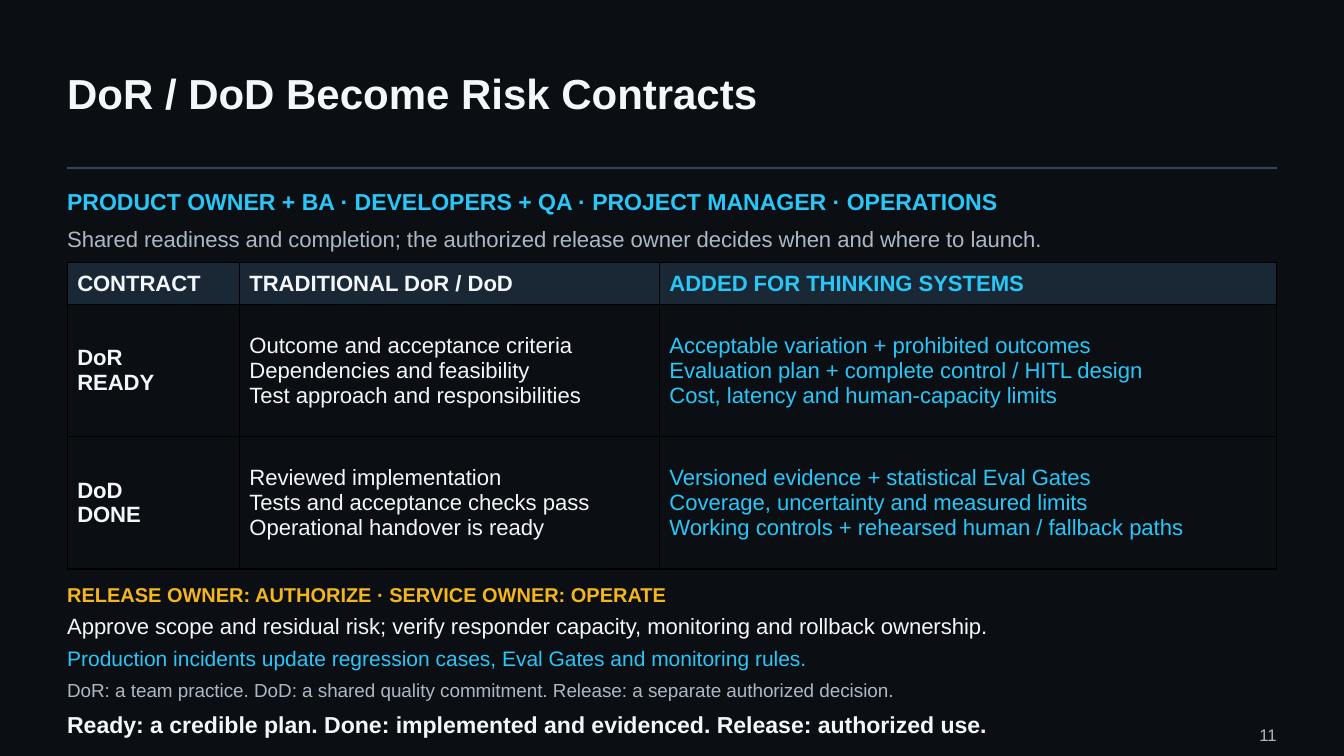
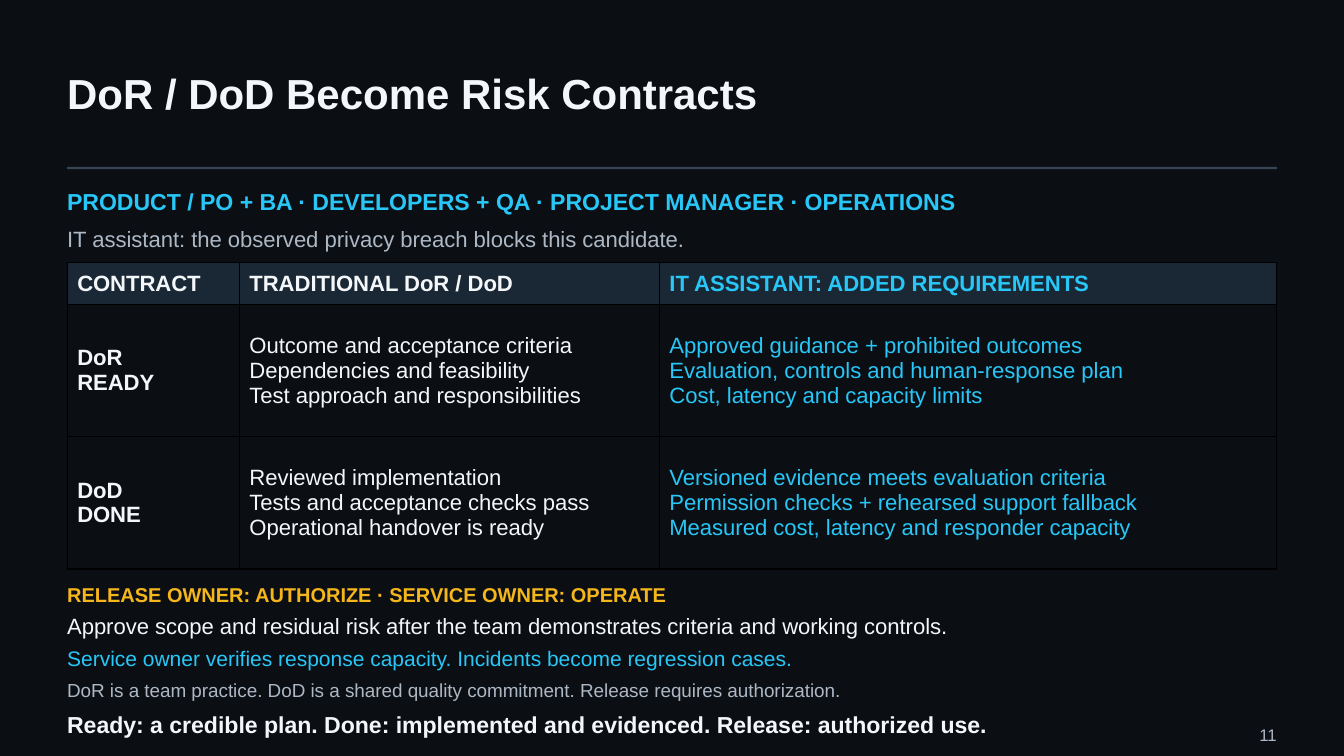
Before and after one commit to UncertaintyArchitectureGroup/uncertainty-architecture, a slide deck: slide 11 of assets/presentations/pmday-2026/ai-changes-both-sides.pptx. Drawn at 1344x756 pixels with LibreOffice and Linux fonts; fonts in the diff are those of the drawing. Boxes give left, top, right and bottom in pixels: in the first picture for what was removed or moved away, otherwise in the second. Text is boxed around its words. In the diff, an @@ line names an element or a change of style, - is before the commit and + after.

Commit message:
Apply PMDay content review with a continuous case and pre-action control

```diff
--- a/assets/presentations/pmday-2026/ai-changes-both-sides.pptx
+++ b/assets/presentations/pmday-2026/ai-changes-both-sides.pptx
@@ text at (67, 194, 956, 215): text changed @@
-PRODUCT OWNER + BA · DEVELOPERS + QA · PROJECT MANAGER · OPERATIONS
+PRODUCT / PO + BA · DEVELOPERS + QA · PROJECT MANAGER · OPERATIONS
@@ text at (67, 231, 684, 252): text changed @@
-Shared readiness and completion; the authorized release owner decides when and where to launch.
+IT assistant: the observed privacy breach blocks this candidate.
@@ table at (68, 262, 1277, 569) @@
-row 1, column 3: ADDED FOR THINKING SYSTEMS
+row 1, column 3: IT ASSISTANT: ADDED REQUIREMENTS
-row 2, column 3: Acceptable variation + prohibited outcomes / Evaluation plan + complete control / HITL design / Cost, latency and human-capacity limits
+row 2, column 3: Approved guidance + prohibited outcomes / Evaluation, controls and human-response plan / Cost, latency and capacity limits
-row 3, column 3: Versioned evidence + statistical Eval Gates / Coverage, uncertainty and measured limits / Working controls + rehearsed human / fallback paths
+row 3, column 3: Versioned evidence meets evaluation criteria / Permission checks + rehearsed support fallback / Measured cost, latency and responder capacity
@@ text at (67, 618, 947, 639): text changed @@
-Approve scope and residual risk; verify responder capacity, monitoring and rollback ownership.
+Approve scope and residual risk after the team demonstrates criteria and working controls.
@@ text at (67, 650, 792, 671): text changed @@
-Production incidents update regression cases, Eval Gates and monitoring rules.
+Service owner verifies response capacity. Incidents become regression cases.
@@ text at (67, 683, 840, 701): text changed @@
-DoR: a team practice. DoD: a shared quality commitment. Release: a separate authorized decision.
+DoR is a team practice. DoD is a shared quality commitment. Release requires authorization.
```
Also in this commit, not shown: 6 other slides changed, 1 slide added, 1 slide removed, 11 other files.
